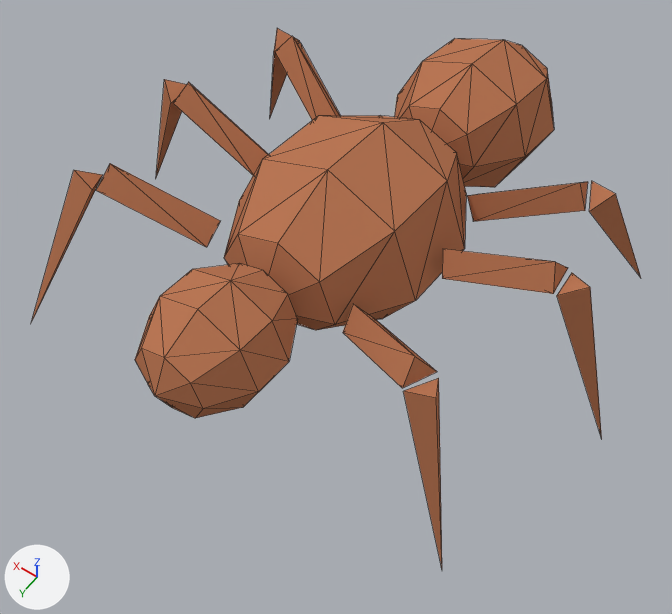
What one commit did to the Blender file models/ant.blend.
Both versions are drawn from a 50 mm camera at (-3.2, 3.98, 6.7) aimed at (-0.07, -0.41, -0.19). The axes (+X, +Y, +Z) are drawn at lower left. The lights are the same throughout. Mesh edges are drawn as thin lines.
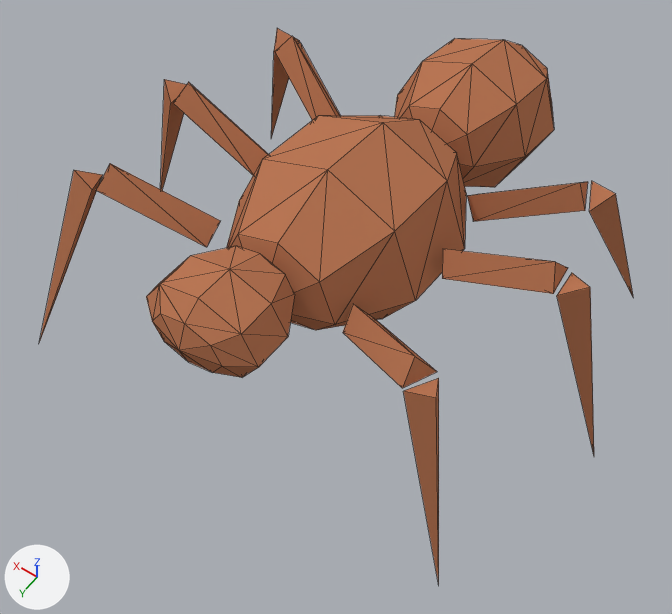
Where the change shows, as pixel boxes [x1, y1, x2, y2] in the pictures (672 x 614 px; the box of a moved part takes in the faces that stretch with it):
'Cube.001', reshaped: before [31, 28, 641, 568]; after [39, 28, 633, 585]
part 1 of me_cube_005, moved or reshaped: before [135, 264, 602, 568]; after [146, 246, 594, 585]
part 2 of me_cube_005, moved or reshaped: before [156, 41, 300, 177]; after [160, 41, 300, 190]
part 3 of me_cube_005, moved or reshaped: before [31, 171, 103, 322]; after [39, 171, 103, 343]
part 4 of me_cube_005, moved or reshaped: before [590, 194, 641, 278]; after [590, 194, 633, 296]

Patch to the scene script:
```diff
--- a/models/ant.blend.py
+++ b/models/ant.blend.py
@@ me_cube_005 @@
 # used by ob_cube_001; location = (1.4, -1.48, 0.95); rotation_euler = (-0.0328, 2.696, -0.411), in degrees (-1.9, 154, -24); scale = (0.508, 0.147, 0.103)
-me_cube_005.from_pydata(...)  # 174 vertices, 288 faces; spans x -1.4..8.9, y -19.3..19.7, z -17.3..18.6
-me_cube_005.vertices[24].co = (-1.0, -4.0, 18.6)
-me_cube_005.vertices[36].co = (-0.5, 6.7, 17.8)
-me_cube_005.vertices[12].co = (1.8, 19.7, 10.0)
-me_cube_005.vertices[48].co = (6.3, -17.2, -0.1)  # pixel (641, 278)
+me_cube_005.from_pydata(...)  # 174 vertices, 288 faces; spans x -1.4..9.2, y -19.3..19.6, z -17.3..21.4
+# me_cube_005 part 1: 36 of 174 vertices moved; they spanned x 3.1..8.9, y -6.6..16.7, z -13.8..-3.8 and now span x 2.8..9.2, y -6.6..15.0, z -13.4..-1.6; mean shift (-0.3, -0.7, -0.3); largest move (8.4, -6.6, -4.4) -> (8.7, -6.6, -1.6)
+# me_cube_005 part 2
+me_cube_005.vertices[24].co = (-0.7, -4.1, 21.4)  # pixel (271, 139)
+me_cube_005.vertices[36].co = (-0.3, 6.6, 20.5)
+# me_cube_005 part 3
+me_cube_005.vertices[12].co = (2.1, 19.6, 12.7)  # pixel (38, 344)
+# me_cube_005 part 4
+me_cube_005.vertices[48].co = (6.5, -17.3, 2.7)
 me_cube_005.materials.append(mat_material_001)
```
